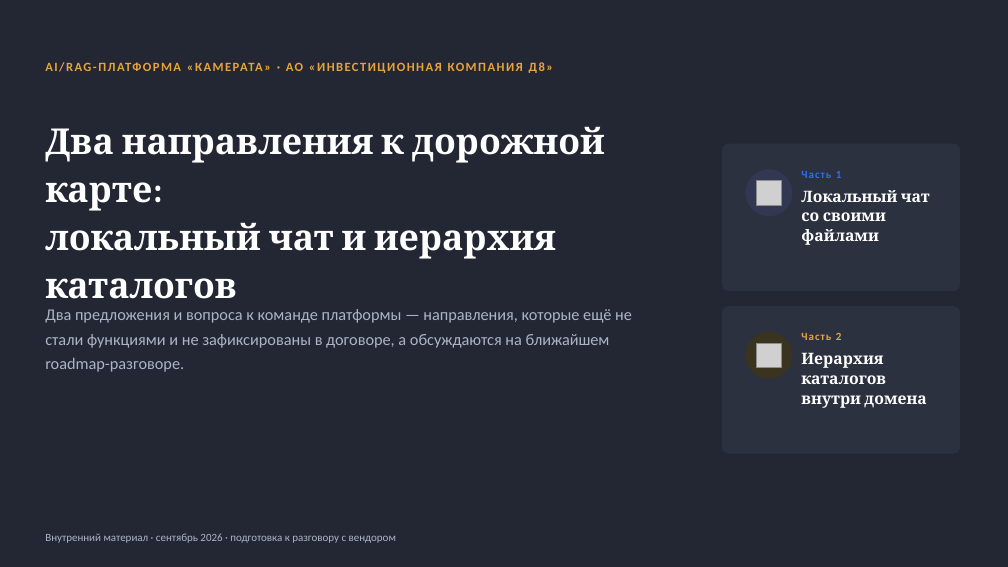
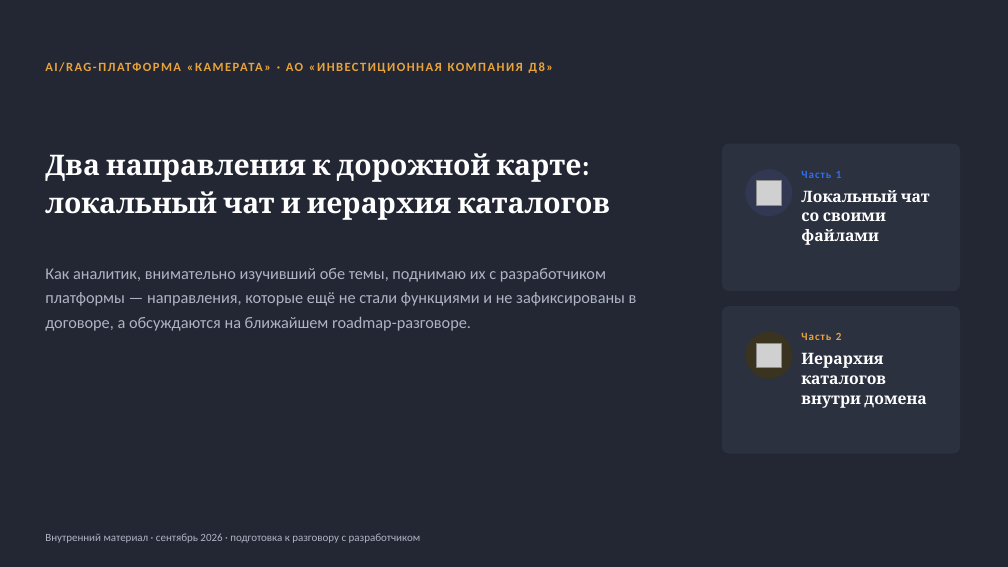
Before and after one commit to vladilslavandrosov-prog/job-RAG, a slide deck: slide 1 of docs/presentations/case-17-lokalny-chat-i-ierarhiya-katalogov.pptx. Drawn at 1008x567 pixels with LibreOffice and Linux fonts; fonts in the diff are those of the drawing; grey boxes stand for pictures. Boxes give left, top, right and bottom in pixels: in the first picture for what was removed or moved away, otherwise in the second. Text is boxed around its words. In the diff, an @@ line names an element or a change of style, - is before the commit and + after.

```diff
--- a/docs/presentations/case-17-lokalny-chat-i-ierarhiya-katalogov.pptx
+++ b/docs/presentations/case-17-lokalny-chat-i-ierarhiya-katalogov.pptx
@@ text "Два направления к дорожной карте:" at bbox=[45, 153, 611, 220]: size 34 to 27 pt @@
@@ text at bbox=[45, 268, 637, 331]: text changed @@
-Два предложения и вопроса к команде платформы — направления, которые ещё не стали функциями и не зафиксированы в договоре, а обсуждаются на ближайшем roadmap-разговоре.
+Как аналитик, внимательно изучивший обе темы, поднимаю их с разработчиком платформы — направления, которые ещё не стали функциями и не зафиксированы в договоре, а обсуждаются на ближайшем roadmap-разговоре.
@@ text at bbox=[45, 533, 421, 543]: text changed @@
-Внутренний материал · сентябрь 2026 · подготовка к разговору с вендором
+Внутренний материал · сентябрь 2026 · подготовка к разговору с разработчиком
```
Also in this commit, not shown: 11 other slides changed.
